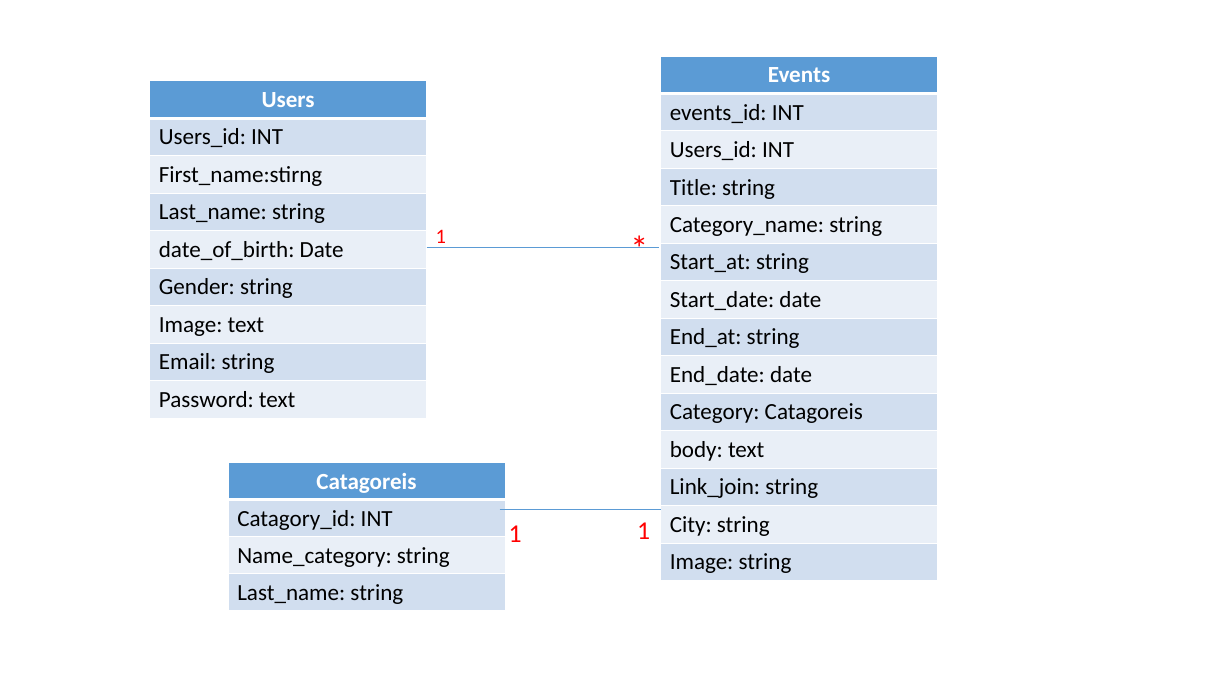
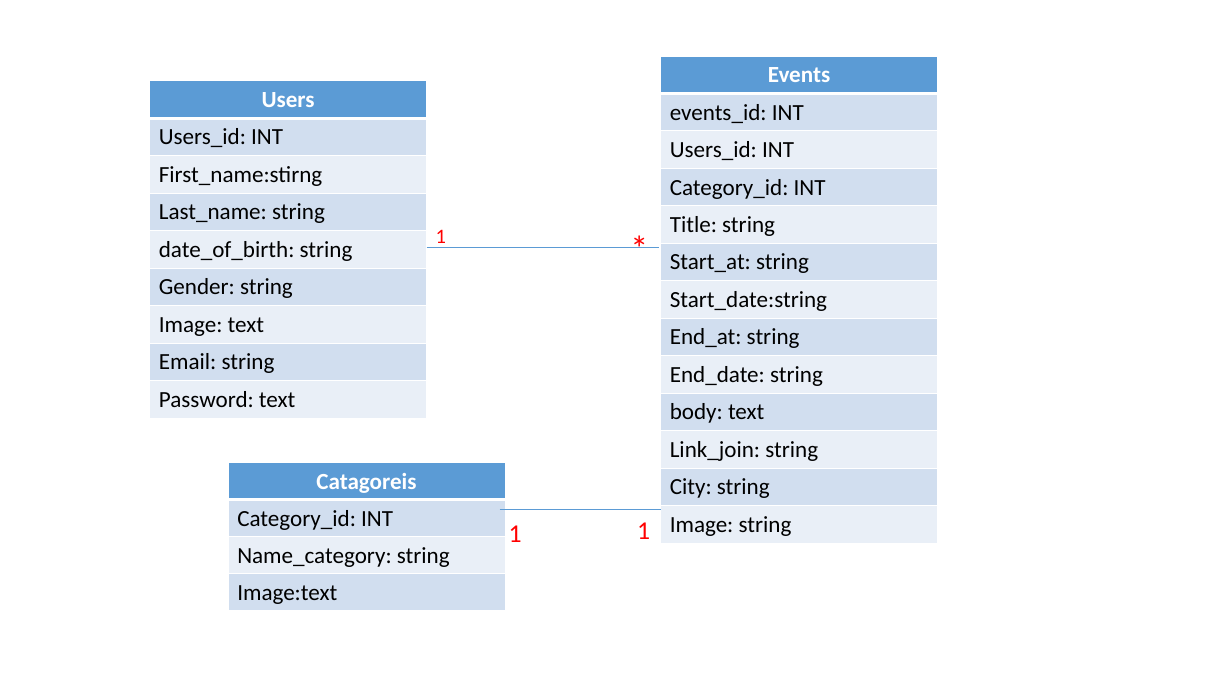
Before and after one commit to pnc-virtual-company/2021-G5-V2-PART1, a slide deck: slide 2 of docs/ER-DIAGRAM.pptx. Drawn at 1232x693 pixels with LibreOffice and Linux fonts; fonts in the diff are those of the drawing. Boxes give left, top, right and bottom in pixels: in the first picture for what was removed or moved away, otherwise in the second. Text is boxed around its words. In the diff, an @@ line names an element or a change of style, - is before the commit and + after.

```diff
--- a/docs/ER-DIAGRAM.pptx
+++ b/docs/ER-DIAGRAM.pptx
@@ table at (661,56,938,540) @@
+row 4: Category_id: INT
-row 5: Category_name: string
-row 7, column 1: Start_date: date
+row 7, column 1: Start_date:string
-row 9: End_date: date
-row 10: Category: Catagoreis
+row 9: End_date: string
@@ table at (150,81,427,414) @@
-row 5, column 1: date_of_birth: Date
+row 5, column 1: date_of_birth: string
@@ table at (228,463,506,611) @@
-row 2, column 1: Catagory_id: INT
+row 2, column 1: Category_id: INT
-row 4, column 1: Last_name: string
+row 4, column 1: Image:text
```
Also in this commit, not shown: 11 other files.
